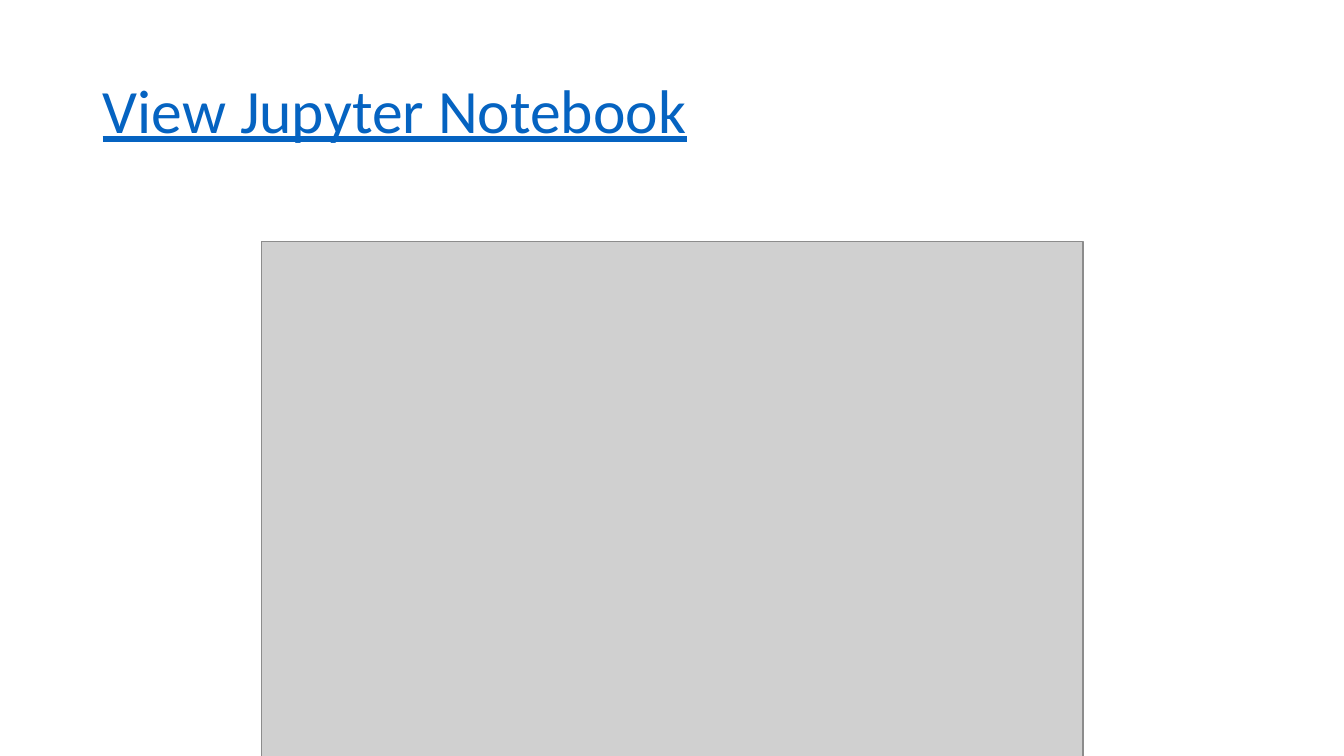
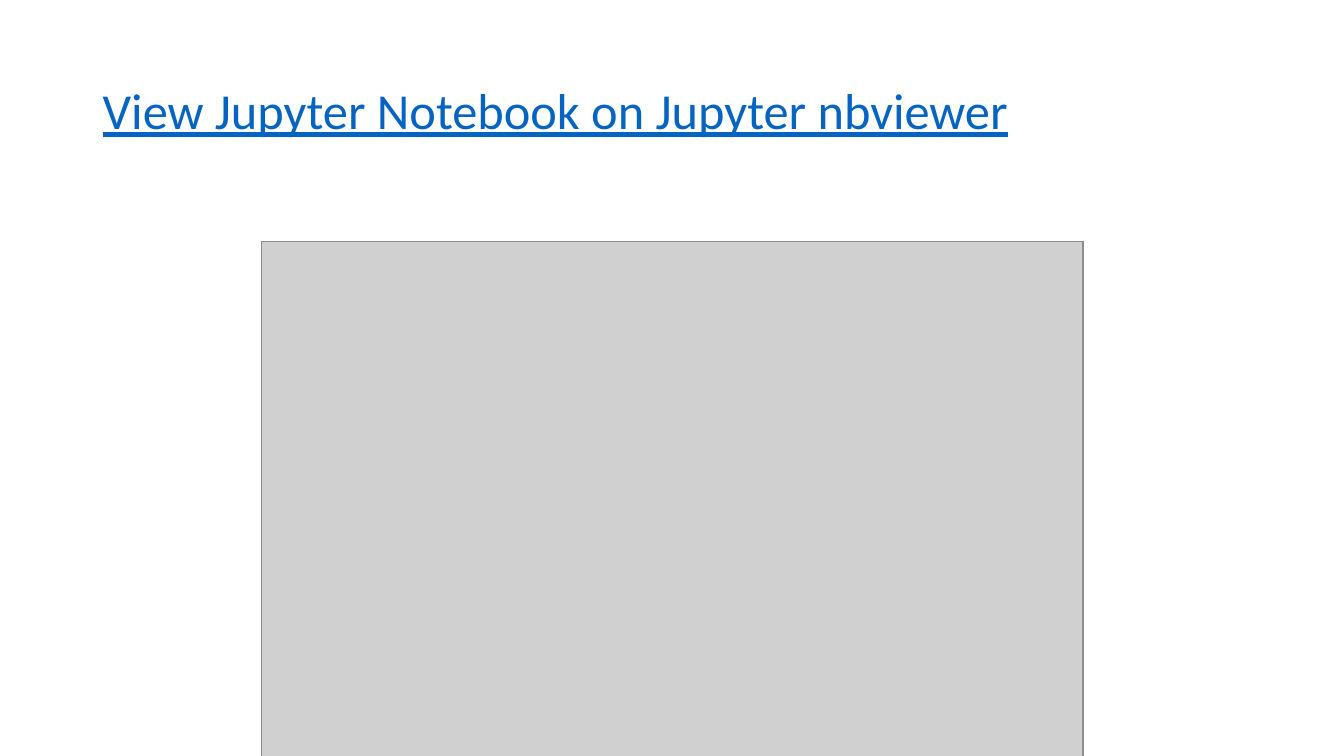
Before and after one commit to atjhsieh/Project-1, a slide deck: slide 1 of Project 1 US Maps Comparisons.pptx (slide 29 before the commit). Drawn at 1344x756 pixels with LibreOffice and Linux fonts; fonts in the diff are those of the drawing; grey boxes stand for pictures. Boxes give left, top, right and bottom in pixels: in the first picture for what was removed or moved away, otherwise in the second. Text is boxed around its words. In the diff, an @@ line names an element or a change of style, - is before the commit and + after.

```diff
--- a/Project 1 US Maps Comparisons.pptx
+++ b/Project 1 US Maps Comparisons.pptx
@@ title at (103, 94, 1008, 137): text changed; size 44 to 36 pt @@
-View Jupyter Notebook
+View Jupyter Notebook on Jupyter nbviewer
```
